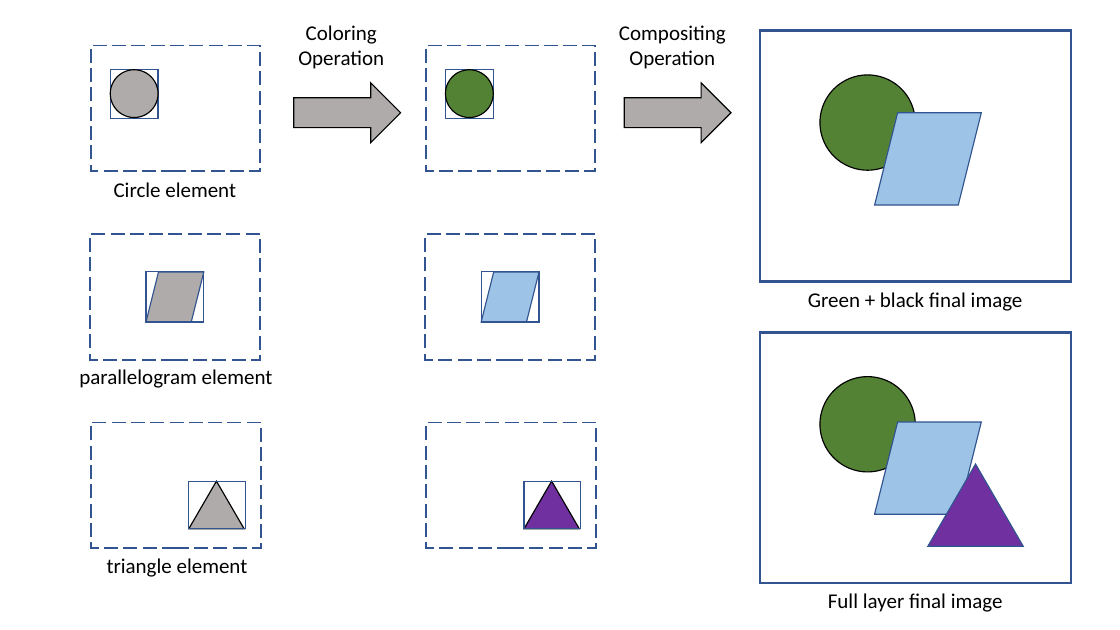
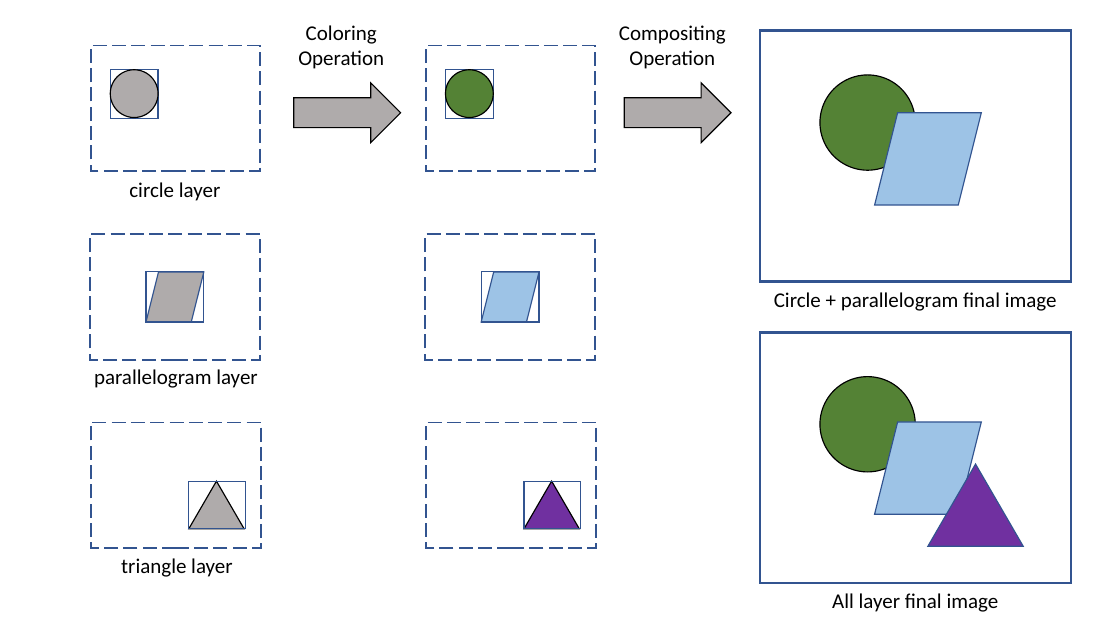
Before and after one commit to ollielo/cinema_projectmanagement, a slide deck: slide 1 of design/2020/image_proposal/img/diagrams.pptx. Drawn at 1120x630 pixels with LibreOffice and Linux fonts; fonts in the diff are those of the drawing. Boxes give left, top, right and bottom in pixels: in the first picture for what was removed or moved away, otherwise in the second. Text is boxed around its words. In the diff, an @@ line names an element or a change of style, - is before the commit and + after.

```diff
--- a/design/2020/image_proposal/img/diagrams.pptx
+++ b/design/2020/image_proposal/img/diagrams.pptx
@@ text at box(129, 182, 220, 201): text changed @@
-Circle element
+circle layer
@@ text at box(774, 292, 1057, 311): text changed @@
-Green + black final image
+Circle + parallelogram final image
@@ text at box(94, 369, 257, 388): text changed @@
-parallelogram element
+parallelogram layer
@@ text at box(121, 558, 232, 577): text changed @@
-triangle element
+triangle layer
@@ text at box(832, 593, 999, 612): text changed @@
-Full layer final image
+All layer final image
```
Also in this commit, not shown: 2 other files.
